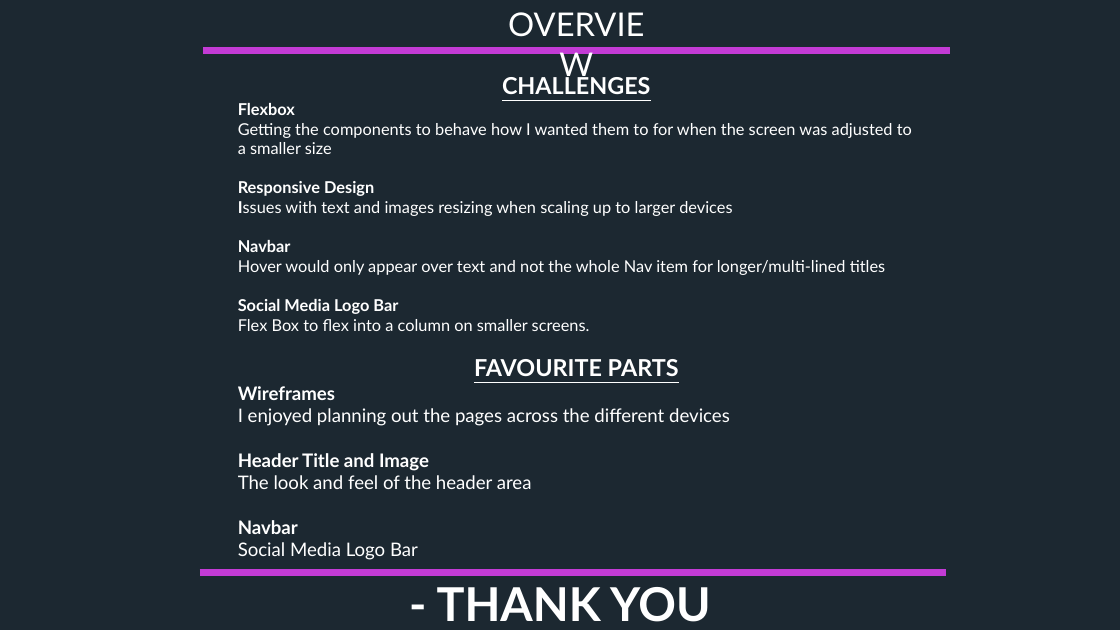
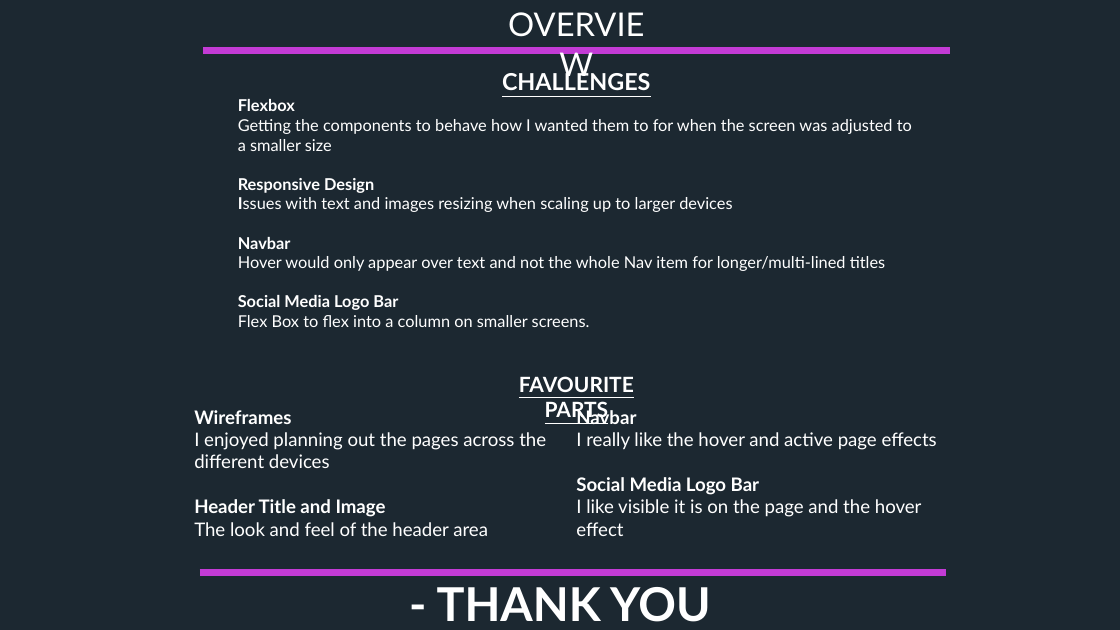
Before and after one commit to mdart86/Portfolio_Website, a slide deck: slide 11 of Michael-Dart_T1A2 Slidedeck.pptx. Drawn at 1120x630 pixels with LibreOffice and Linux fonts; fonts in the diff are those of the drawing. Boxes give left, top, right and bottom in pixels: in the first picture for what was removed or moved away, otherwise in the second. Text is boxed around its words. In the diff, an @@ line names an element or a change of style, - is before the commit and + after.

```diff
--- a/Michael-Dart_T1A2 Slidedeck.pptx
+++ b/Michael-Dart_T1A2 Slidedeck.pptx
@@ text "CHALLENGES": place and size @@
-text "CHALLENGES" at [238,73,912,331]
+text "CHALLENGES" at [238,70,912,327]
@@ text at [474,359,679,376]: paragraph removed @@
-FAVOURITE PARTS
@@ text added at [519,376,634,422], 18 pt, text #FFFFFF, bold, underline @@
+FAVOURITE PARTS
@@ text "Wireframes": place and size @@
-text "Wireframes" at [238,359,730,560]
+text "Wireframes" at [194,410,937,536]
@@ text "Wireframes" at [194,410,937,536]: columns 1 to 2 @@
@@ text at [576,432,937,450]: paragraph added @@
+I really like the hover and active page effects
@@ text at [576,477,759,495]: bold on in "Social Media Logo Bar" @@
@@ text at [576,499,922,536]: paragraph added @@
+I like visible it is on the page and the hover effect
```
Also in this commit, not shown: 2 other slides changed.
